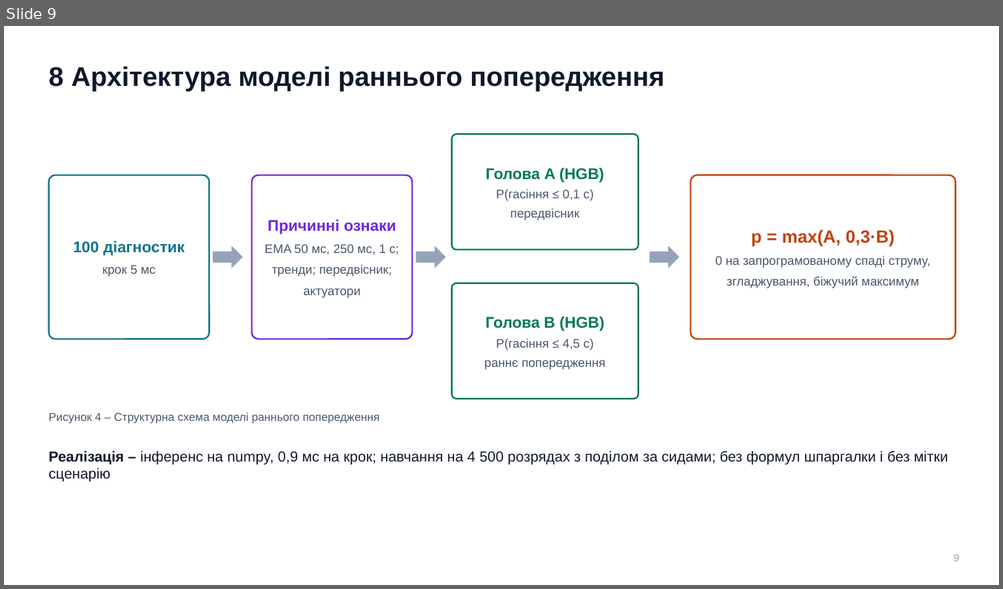
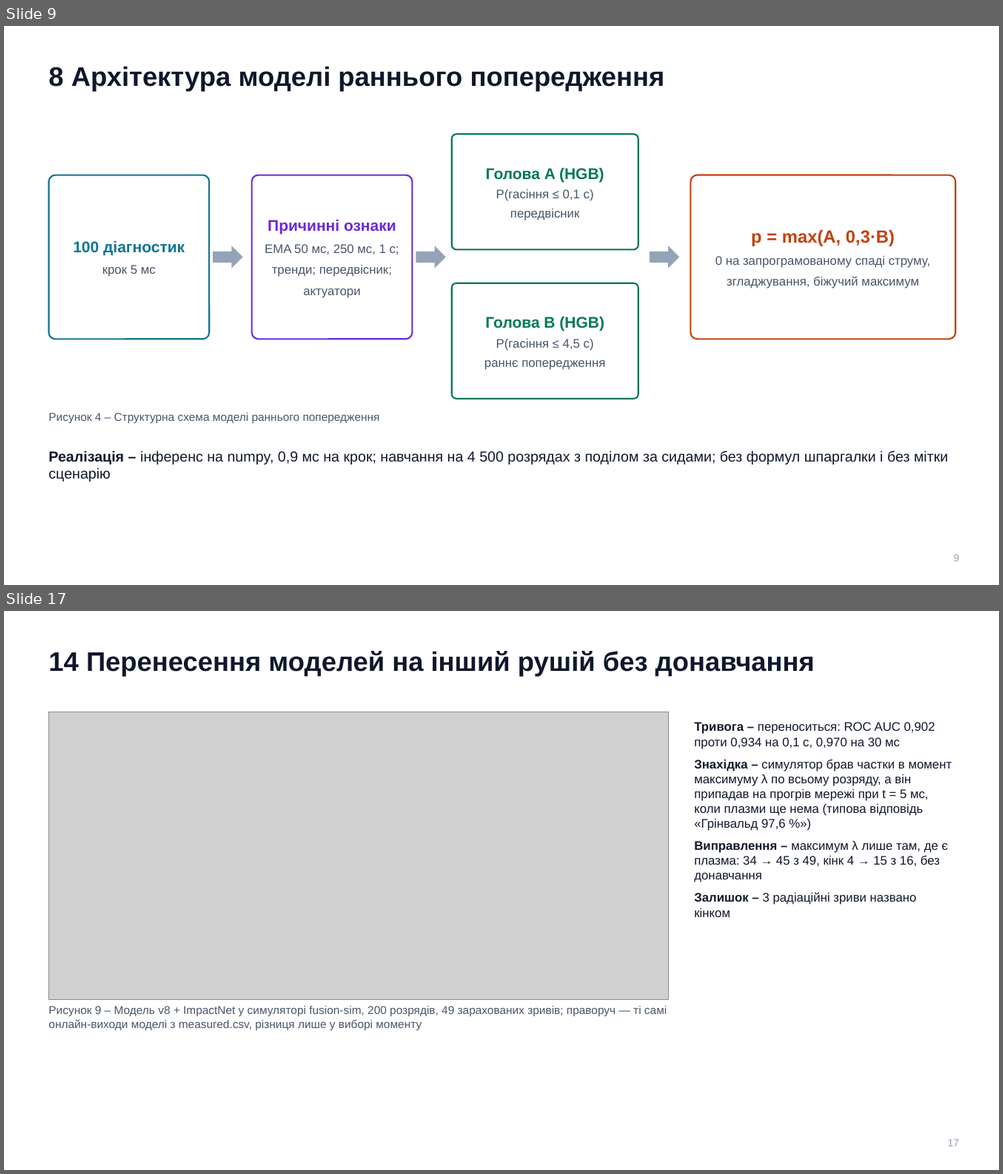
Before and after one commit to llllenah/plasma-disruption-prediction, a slide deck: docs/presentation.pptx. Shown one above the other, each under a label of ours: slide 9 before the commit, slides 9 and 17 after it; the slides between them are not shown. The pictures are 1003x589 and 1003x1174 pixels, drawn with LibreOffice and Linux fonts; fonts in the diff are those of the drawing; grey boxes stand for pictures. Boxes give left, top, right and bottom in pixels: in the first picture for what was removed or moved away, otherwise in the second. Text is boxed around its words. In the diff, an @@ line names an element or a change of style, - is before the commit and + after.

Commit message:
Deck: what is inside both models; fusion-sim attribution moment fix
New sections 8.1 (61 causal features of the alarm model) and 11.1 (ImpactNet
output neuron = simulator risk form + learned correction). fusion-sim took the
cause at the model's max lambda over the whole shot, which falls on the network
warm-up at t = 5 ms; restricting to steps with plasma gives 45 / 49 instead of
34 / 49 from the same online outputs (kink 15 / 16 instead of 4 / 16).

```diff
--- a/docs/presentation.pptx
+++ b/docs/presentation.pptx
@@ slide 17 added at (4,611,999,1170), background #FFFFFF @@
@@ text added at (48,651,814,677), 26 pt, text #0F172A, bold @@
+14 Перенесення моделей на інший рушій без донавчання
@@ picture added at (48,712,668,999) @@
@@ text added at (694,722,952,917), 12 pt, text #0F172A @@
+Тривога – переноситься: ROC AUC 0,902 проти 0,934 на 0,1 с, 0,970 на 30 мс
+Знахідка – симулятор брав частки в момент максимуму λ по всьому розряду, а він припадав на прогрів мережі при t = 5 мс, коли плазми ще нема (типова відповідь «Грінвальд 97,6 %»)
+Виправлення – максимум λ лише там, де є плазма: 34 → 45 з 49, кінк 4 → 15 з 16, без донавчання
+Залишок – 3 радіаційні зриви названо кінком
@@ text added at (48,1006,666,1031), 11 pt, text #475569 @@
+Рисунок 9 – Модель v8 + ImpactNet у симуляторі fusion-sim, 200 розрядів, 49 зарахованих зривів; праворуч — ті самі онлайн-виходи моделі з measured.csv, різниця лише у виборі моменту
@@ text added at (948,1139,959,1147), 10 pt, text #94A3B8 @@
+17
```
Also in this commit, not shown: 6 slides changed, 2 other slides added, 1 slide removed, 6 other files.
